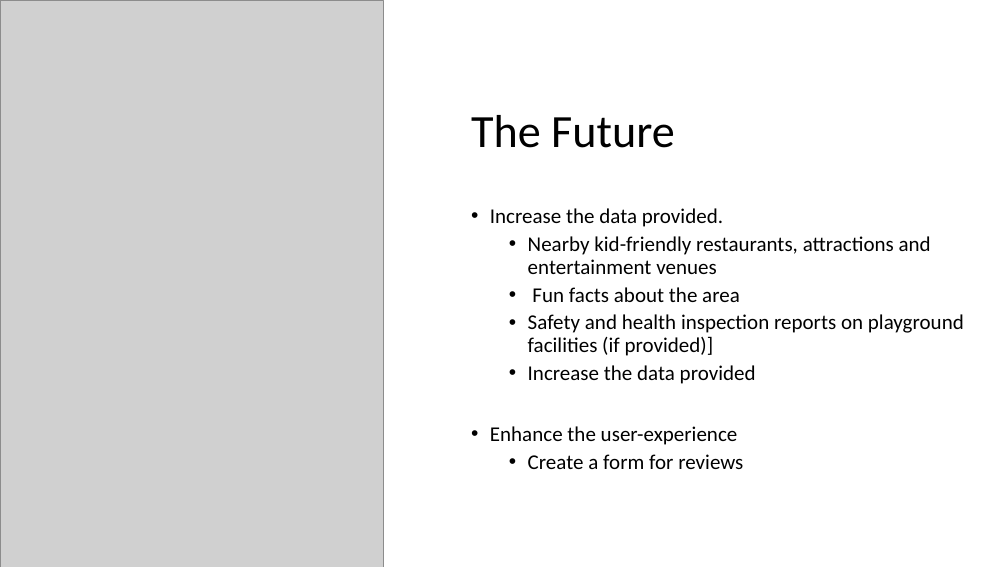
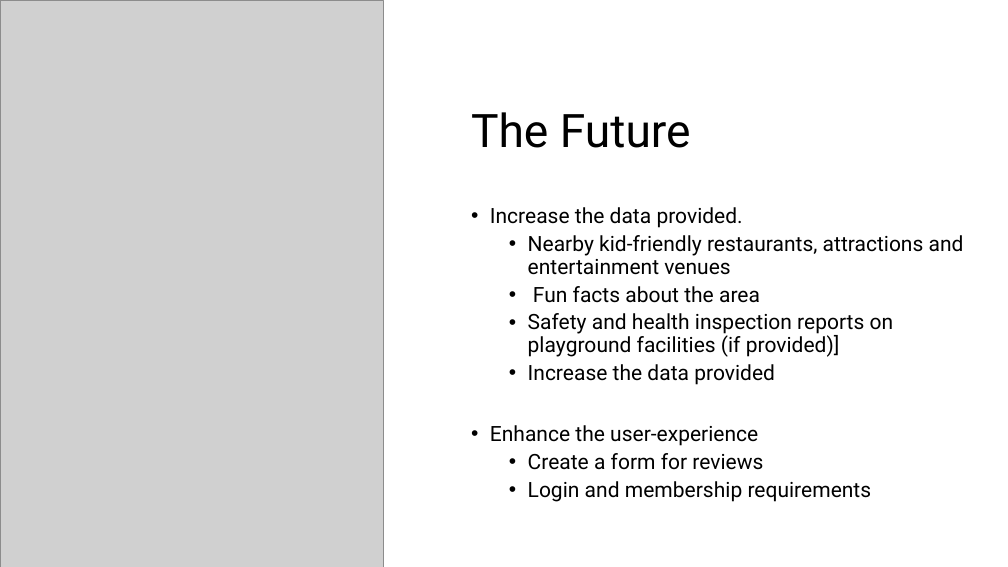
Before and after one commit to mgallagher06/GWCB_project-1, a slide deck: slide 6 of Playground Adventures!.pptx. Drawn at 1008x567 pixels with LibreOffice and Linux fonts; fonts in the diff are those of the drawing; grey boxes stand for pictures. Boxes give left, top, right and bottom in pixels: in the first picture for what was removed or moved away, otherwise in the second. Text is boxed around its words. In the diff, an @@ line names an element or a change of style, - is before the commit and + after.

```diff
--- a/Playground Adventures!.pptx
+++ b/Playground Adventures!.pptx
@@ title "The Future" at (471, 112, 691, 148): font Calibri to Roboto @@
@@ text at (490, 207, 964, 470): font Calibri to Roboto in "Increase the data provided.", "Nearby kid-friendly restaurants, attractions and entertainme ...", "Fun facts about the area", "Safety and health inspection reports on playground ..." and 3 more places @@
@@ text at (528, 481, 872, 502): paragraph added @@
+  • Login and membership requirements
```
Also in this commit, not shown: 5 other slides changed.
